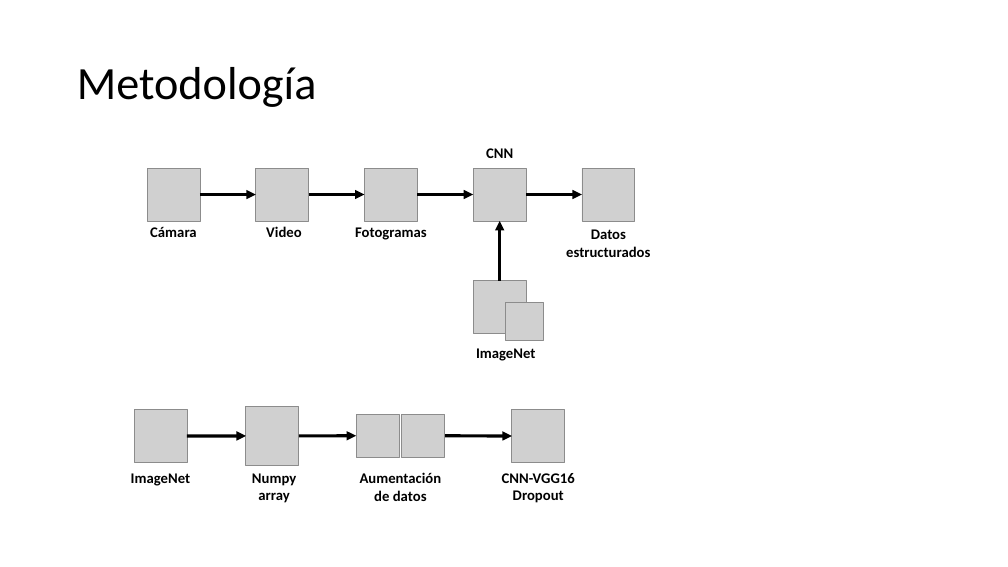
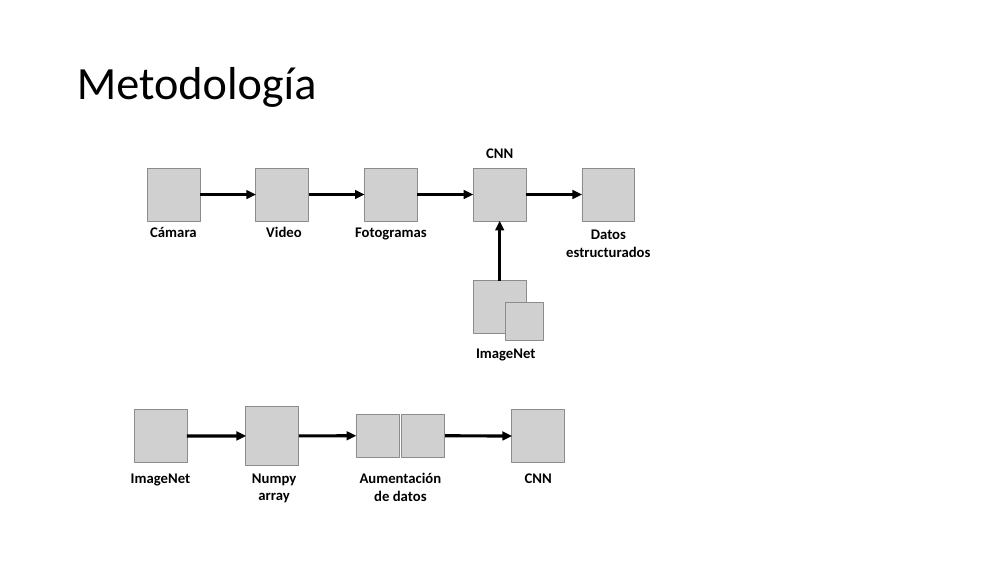
Before and after one commit to juanagsolano/Procesamiento-y-clasificaci-n-de-datos, a slide deck: slide 2 of Proyecto Final/Uso de Redes Neuronales para medir el tráfico vehicular.pptx. Drawn at 1008x567 pixels with LibreOffice and Linux fonts; fonts in the diff are those of the drawing; grey boxes stand for pictures. Boxes give left, top, right and bottom in pixels: in the first picture for what was removed or moved away, otherwise in the second. Text is boxed around its words. In the diff, an @@ line names an element or a change of style, - is before the commit and + after.

```diff
--- a/Proyecto Final/Uso de Redes Neuronales para medir el tráfico vehicular.pptx
+++ b/Proyecto Final/Uso de Redes Neuronales para medir el tráfico vehicular.pptx
@@ text at bbox=[525, 473, 552, 483]: text changed @@
-CNN-VGG16 Dropout
+CNN
```
Also in this commit, not shown: 7 other files.
